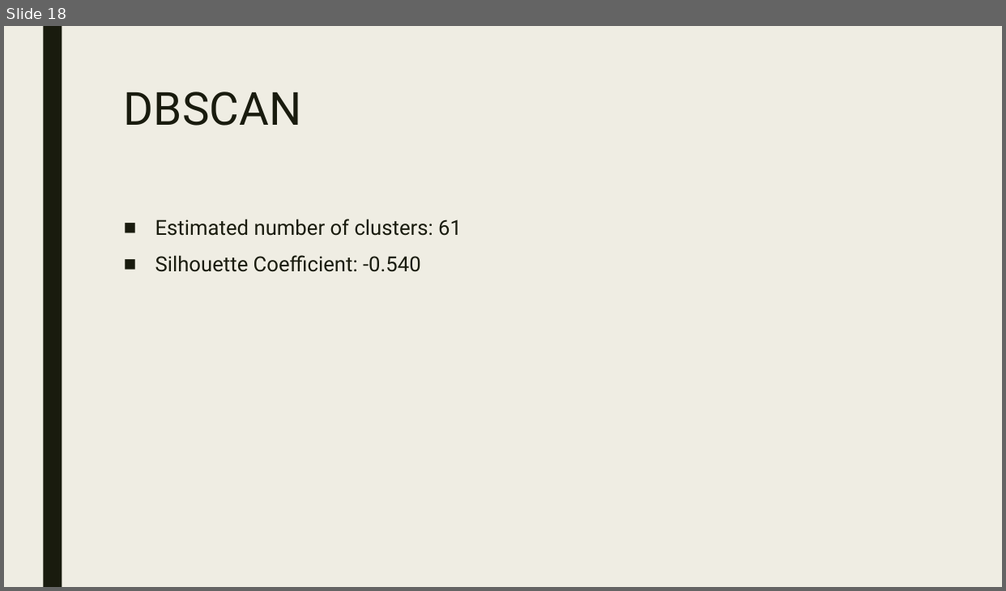
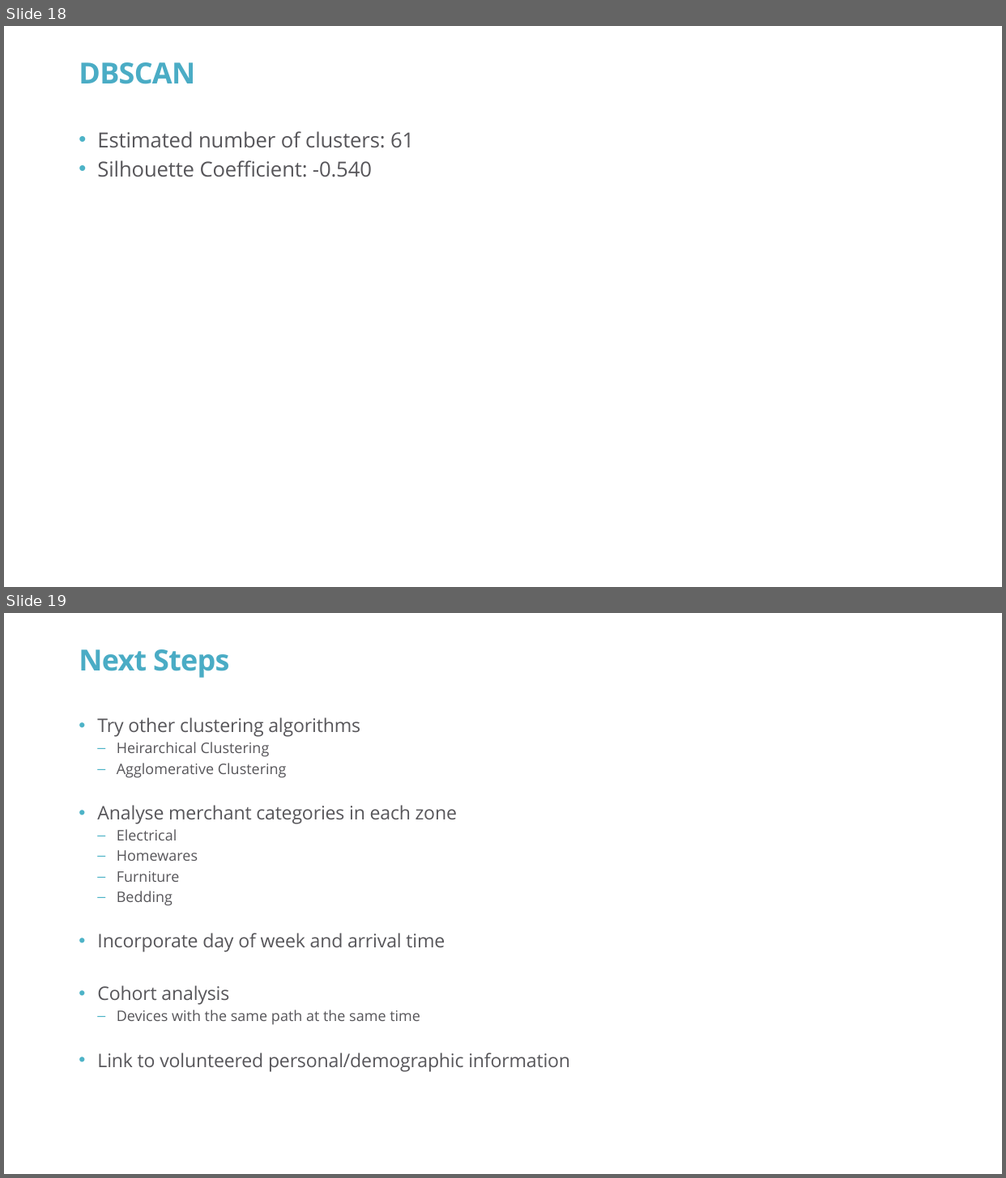
Before and after one commit to Invigor/DAT8SYDProject, a slide deck: DAT8SYD Project.pptx. Shown one above the other, each under a label of ours: slide 18 before the commit, slides 18 and 19 after it. The pictures are 1006x591 and 1006x1178 pixels, drawn with LibreOffice and Linux fonts; fonts in the diff are those of the drawing; background and template pictures are left out. Boxes give left, top, right and bottom in pixels: in the first picture for what was removed or moved away, otherwise in the second. Text is boxed around its words. In the diff, an @@ line names an element or a change of style, - is before the commit and + after.

```diff
--- a/DAT8SYD Project.pptx
+++ b/DAT8SYD Project.pptx
@@ slide 19 added at <box>4,613,1002,1174</box>, background #FFFFFF @@
@@ title added at <box>79,649,229,678</box>, 28 pt, text #4AACC5, bold @@
+Next Steps
@@ text added at <box>97,717,570,1071</box>, 18 pt, text #57565A @@
+• Try other clustering algorithms
+  – Heirarchical Clustering
+  – Agglomerative Clustering
+• Analyse merchant categories in each zone
+  – Electrical
+  – Homewares
+  – Furniture
+  – Bedding
+• Incorporate day of week and arrival time
+• Cohort analysis
+  – Devices with the same path at the same time
+• Link to volunteered personal/demographic information
@@ slide 18 changed as well @@
@@ background #EFEDE3 to #FFFFFF @@
@@ rectangle removed at <box>43,26,62,587</box> @@
@@ title "DBSCAN": place and size @@
-title "DBSCAN" at <box>124,92,302,126</box>
+title "DBSCAN" at <box>79,62,195,84</box>
@@ title "DBSCAN" at <box>79,62,195,84</box>: size 44 to 28 pt, font Roboto to Open Sans, text colour #191B0E to #4AACC5, letter spacing 0 to -0.5 pt, bold on; line spacing 0.89 to 0.86; vertical alignment top to middle @@
@@ text "Estimated number of clusters: 61": place and size @@
-text "Estimated number of clusters: 61" at <box>155,219,462,272</box>
+text "Estimated number of clusters: 61" at <box>97,131,414,177</box>
@@ text "Estimated number of clusters: 61" at <box>97,131,414,177</box>: font Roboto to Open Sans, text colour #191B0E to #57565A, letter spacing 0 to -0.1 pt; bullet ■ to •; line spacing 0.94 to 1; less space between paragraphs @@
```
Also in this commit, not shown: 15 other slides changed, 2 other slides added, 2 slides removed, 1 other file.
